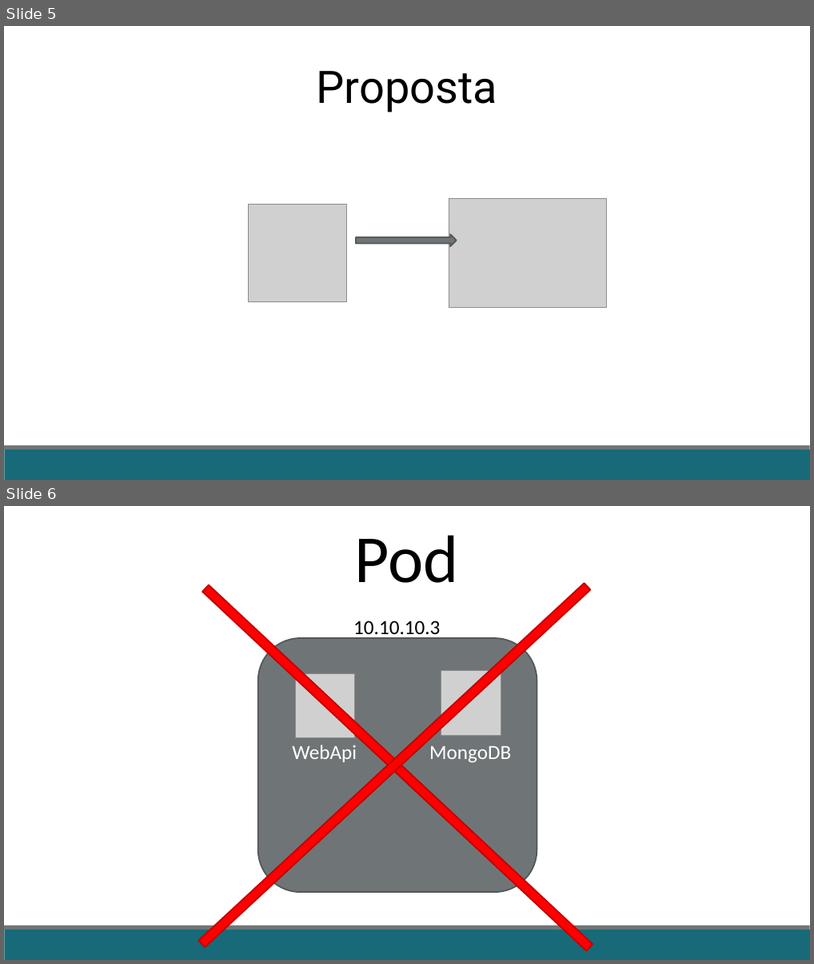
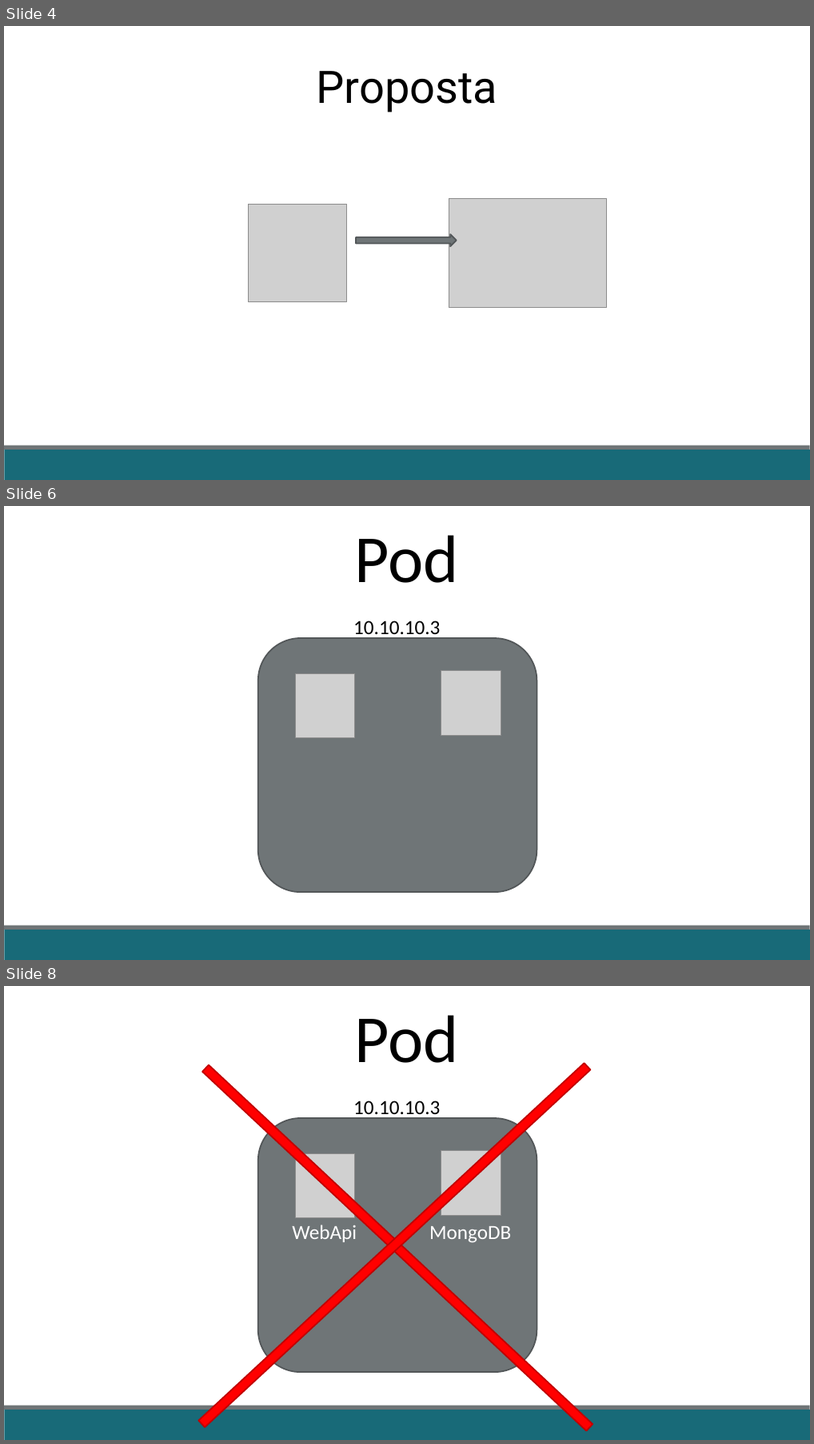
Before and after one commit to fabricioveronez/ApresentacaoAnatomiaDeployK8S, a slide deck: docs/AnatomiaDeployK8S.pptx. Shown one above the other, each under a label of ours: slides 5 and 6 before the commit, slides 4, 6 and 8 after it; the slides between them are not shown. The pictures are 814x964 and 814x1444 pixels, drawn with LibreOffice and Linux fonts; fonts in the diff are those of the drawing; grey boxes stand for pictures. Boxes give left, top, right and bottom in pixels: in the first picture for what was removed or moved away, otherwise in the second. Text is boxed around its words. In the diff, an @@ line names an element or a change of style, - is before the commit and + after.

```diff
--- a/docs/AnatomiaDeployK8S.pptx
+++ b/docs/AnatomiaDeployK8S.pptx
@@ slide 6 added at (4,506,810,960), background #FFFFFF; not listed: 2 template elements that a slide beside it also shows @@
@@ text added at (355,535,459,583), 60 pt, text #000000 @@
+Pod
@@ text added at (354,620,440,640), 18 pt, text #000000 @@
+10.10.10.3
@@ rounded rectangle added at (258,638,537,892), fill #6F7577, outline #525758 1.25 pt @@
@@ picture added at (441,671,501,735) @@
@@ picture added at (295,674,354,737) @@
@@ what was slide 5 is now slide 4 @@
@@ what was slide 6 is now slide 8 @@
```
Also in this commit, not shown: 2 slides changed, 6 other slides added, 3 slides removed, 2 other files.
